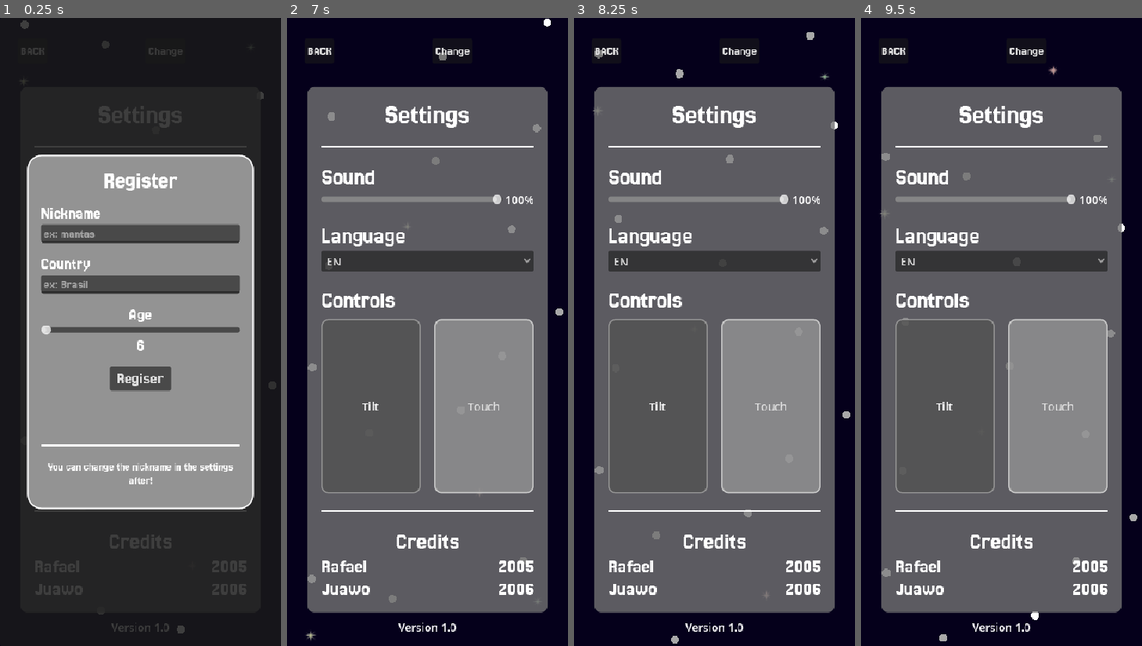
Above: before the commit, frames 1-4 (left to right).
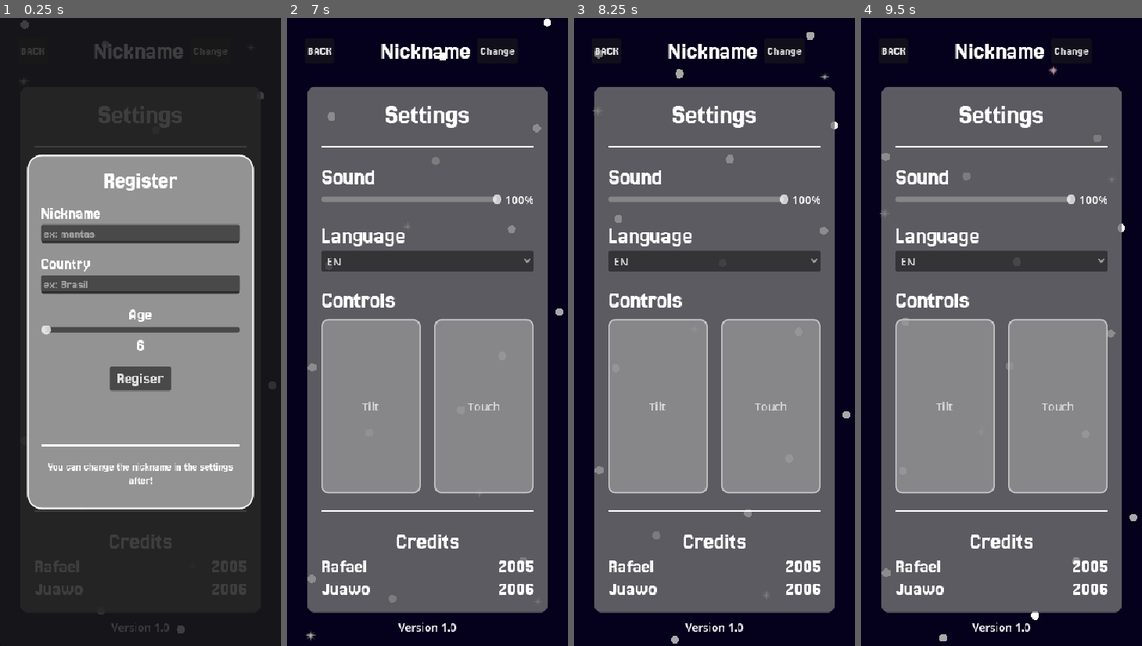
Above: after the commit, the same moments.

Repository: Juawo/space-shooter
Game: Godot game, scene res://scenes/ui/Settings/settings.tscn
Same seed, same stepped clock (60 frames per second), same inputs: the game is played once before the commit and once after it. This scene is started directly instead of the project's main scene.
Inputs (mouse positions are in pixels of both pictures, inside the frame that each line leads up to):
- Up to frame 1 (0.25 s): no input
- Up to frame 2 (7 s): click (427, 231) at 0.52 s; type "Alex" at 0.6 s; click (427, 281) at 0.75 s; type "12" at 0.83 s; click (427, 231) at 0.98 s; type "Alex" at 1.07 s; click "Change" at 1.25 s; click "EN" at 2 s; click "Tilt" at 2.75 s; click "Touch" at 3.5 s; click "Regiser" at 4.25 s; click "BACK" at 5 s; hold Right (ui_right) 5.78-6.53 s; hold Left (ui_left) from 6.53 s (still down)
- Up to frame 3 (8.25 s): release Left (ui_left) at 7.28 s; hold Right (ui_right) from 7.28 s (still down)
- Up to frame 4 (9.5 s): release Right (ui_right) at 8.78 s; hold Left (ui_left) from 8.78 s (still down)

The runs differ from the first frame. In frame 1, 0.4% of the frame differs, in the area x 33-81%, y 4-7%; in frame 2, 10%, in the area x 12-82%, y 4-76%; in frame 3, 10%; in frame 4, 10%.
Error after the commit: Parse Error: Preload file "res://scenes/ui/Settings/nickname_update_panel.tscn" does not exist. (res://scripts/ui/Settings/settings.gd:9)

Commit message:
Add nickname update functionality and connect change button signal

Diff:
--- a/scenes/ui/Settings/settings.tscn
+++ b/scenes/ui/Settings/settings.tscn
@@ -280,6 +280,7 @@
 horizontal_alignment = 1
 
 [connection signal="pressed" from="VBoxContainer/Header/HBoxContainer/Button" to="." method="_on_button_pressed"]
+[connection signal="pressed" from="VBoxContainer/Header/HBoxContainer/HBoxContainer/ChangeButton" to="." method="_on_change_button_pressed"]
 [connection signal="value_changed" from="VBoxContainer/ContentSettings/VBoxContainer/Panel/MarginContainer/VBoxContainer/Sound/SoundContainer/SoundSlider" to="." method="_on_sound_slider_value_changed"]
 [connection signal="item_selected" from="VBoxContainer/ContentSettings/VBoxContainer/Panel/MarginContainer/VBoxContainer/Language/LanguageOption" to="." method="_on_language_option_item_selected"]
 [connection signal="toggled" from="VBoxContainer/ContentSettings/VBoxContainer/Panel/MarginContainer/VBoxContainer/Controls/ControlsOptions/TiltButton" to="." method="_on_tilt_button_toggled"]
--- a/scripts/ui/Settings/settings.gd
+++ b/scripts/ui/Settings/settings.gd
@@ -6,6 +6,7 @@
 var controlMode : Controls = Controls.TILT
 
 var main_scene : PackedScene = preload("res://scenes/game/main.tscn")
+var update_nickname_scene : PackedScene = preload("res://scenes/ui/Settings/nickname_update_panel.tscn")
 
 @onready var sound_value: Label = $VBoxContainer/ContentSettings/VBoxContainer/Panel/MarginContainer/VBoxContainer/Sound/SoundContainer/SoundValue
 @onready var language_option: OptionButton = $VBoxContainer/ContentSettings/VBoxContainer/Panel/MarginContainer/VBoxContainer/Language/LanguageOption
@@ -14,6 +15,7 @@
 @onready var sound_slider: HSlider = $VBoxContainer/ContentSettings/VBoxContainer/Panel/MarginContainer/VBoxContainer/Sound/SoundContainer/SoundSlider
 @onready var nickname: Label = $VBoxContainer/Header/HBoxContainer/HBoxContainer/Nickname
 
+# TODO : Alterar nickname para o novo, caso tenha alterado
 func _ready() -> void:
 	nickname.text = SaveManager.player_nickname
 	volume = SaveManager.volume
@@ -47,3 +49,9 @@
 func _on_touch_button_toggled(toggled_on: bool) -> void:
 	if toggled_on:
 		controlMode = Controls.TOUCH
+
+func _on_change_button_pressed() -> void:
+	var panel = update_nickname_scene.instantiate()
+	# Conectar um signal de panel "nickname_changed" ai altera na UI
+	panel.position = Vector2(0,0)
+	add_child(panel)
